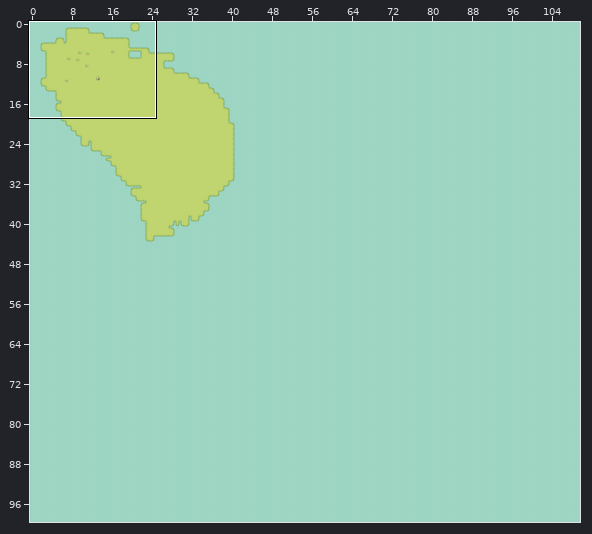
Tiled map -- world/tmx/world_map.tmx. Above: a wide view before the commit, with the close-up outlined.
Close-up. Old version:
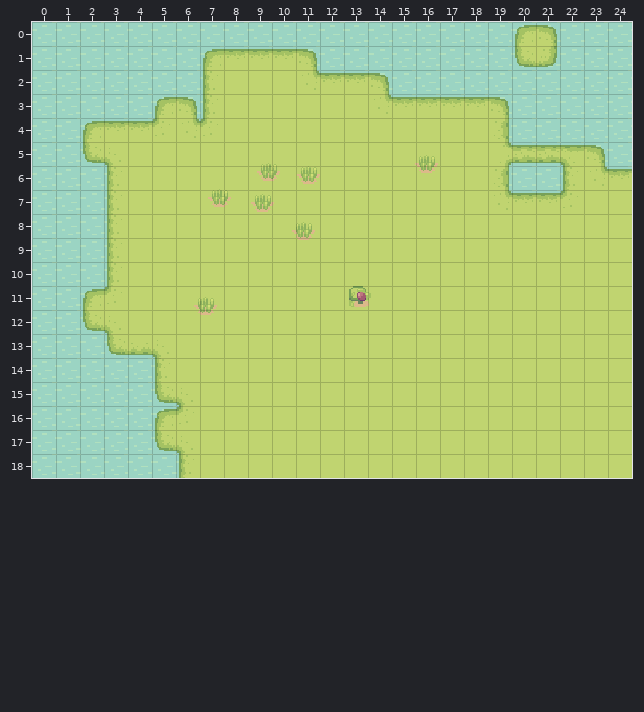
Cells are 16x16 px. Shown: x 0..24, y 0..18. The commit also changed other parts of the map, which this record leaves out.
After the commit:
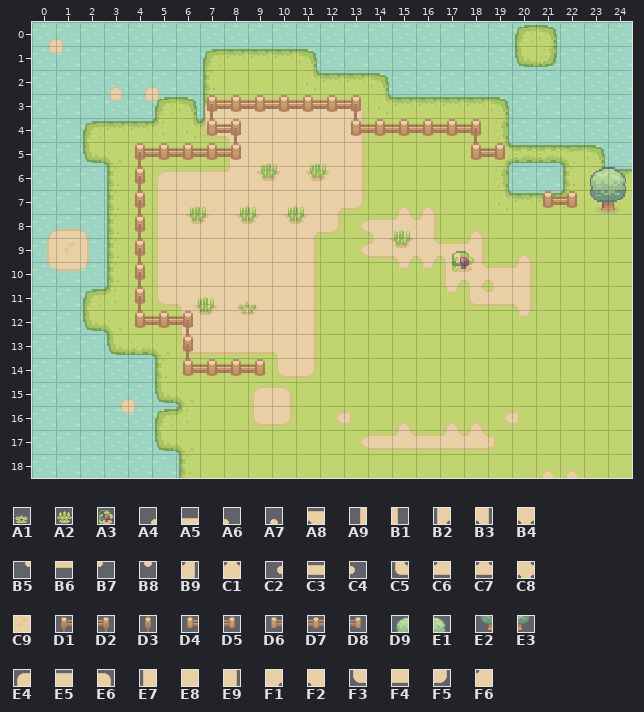
Key: from "basic_plants": A1 1, A2 2, A3 10; from "dirt": A4 0, A5 1, A6 2, A7 3, A8 6, A9 11, B1 13, B2 15, B3 18, B4 19, B5 22, B6 23, B7 24, B8 25, B9 29, C1 30, C2 33, C3 34, C4 35, C5 37, C6 39, C7 41, C8 43, C9 68; from "fences": D1 1, D2 3, D3 4, D4 9, D5 11, D6 13, D7 14, D8 15; from "grass_biom": D9 1, E1 2, E2 10, E3 11; from "wide_dirt": E4 0, E5 1, E6 2, E7 11, E8 12, E9 13, F1 16, F2 17, F3 22, F4 23, F5 24, F6 28.
__ is an empty cell.
Objects are placed by their top-left corner, in cells (3,4 is the top-left corner of cell 3,4); size is 1x1 cell unless given.
Tiles of an added or newly shown layer are drawn over the layers below it.
The edit:
Layer "Dirt" (added):
y 0: x 0..1 __ __ -> A4 A6
y 1: x 0..1 __ __ -> B5 B7
y 2: x 3..5 __ __ __ -> A7 A4 A6
y 3: x 3..5 __ __ __ -> B8 B5 B7; x 7..13 __ __ __ __ __ __ __ -> E4 E5 E5 E5 E5 E5 E6
y 4: x 7..13 __ __ __ __ __ __ __ -> F3 F2 E8 E8 E8 E8 E9
y 5: x 8..13 __ __ __ __ __ __ -> E7 E8 E8 E8 E8 E9
y 6: x 5..13 __ __ __ __ __ __ __ __ __ -> E4 E5 E5 F6 E8 E8 E8 E8 E9
y 7: x 5..13 __ __ __ __ __ __ __ __ __ -> E7 E8 E8 E8 E8 E8 E8 F1 F5; x 15..16 __ __ -> A7 A7
y 8: x 0..2 __ __ __ -> A4 A5 A6; x 5..16 __ __ __ __ __ __ __ __ __ __ __ __ -> E7 E8 E8 E8 E8 E8 F1 F5 C2 A8 C1 B9; x 18 __ -> A7
y 9: x 0..2 __ __ __ -> A9 C9 B1; x 5..11 __ __ __ __ __ __ __ -> E7 E8 E8 E8 E8 E8 E9; x 13..18 __ __ __ __ __ __ -> C2 C6 B4 C8 A8 B9; x 20 __ -> A7
y 10: x 0..2 __ __ __ -> B5 B6 B7; x 5..11 __ __ __ __ __ __ __ -> E7 E8 E8 E8 E8 E8 E9; x 15..20 __ __ __ __ __ __ -> B8 B8 B2 C8 A8 B9
y 11: x 5..11 __ __ __ __ __ __ __ -> F3 F2 E8 E8 E8 E8 E9; x 17..20 __ __ __ __ -> B8 C5 C6 B3
y 12: x 6..11 __ __ __ __ __ __ -> E7 E8 E8 E8 E8 E9; x 20 __ -> B8
y 13: x 6..11 __ __ __ __ __ __ -> F3 F4 F4 F4 F2 E9
y 14: x 10..11 __ __ -> F3 F5
y 15: x 3..4 __ __ -> A4 A6; x 9..10 __ __ -> E4 E6
y 16: x 3..4 __ __ -> B5 B7; x 9..10 __ __ -> F3 F5; x 12..13 __ __ -> C2 C4; x 15 __ -> A7; x 17..20 __ __ __ __ -> A7 A7 C2 C4
y 17: x 13..19 __ __ __ __ __ __ __ -> C2 C3 C7 C3 C7 C7 C4
y 18: x 21..22 __ __ -> A7 A7
Layer "Fences" (added):
y 3: x 7..13 __ __ __ __ __ __ __ -> D1 D7 D7 D7 D7 D7 D2
y 4: x 7..8 __ __ -> D4 D2; x 13..18 __ __ __ __ __ __ -> D4 D7 D7 D7 D7 D2
y 5: x 4..8 __ __ __ __ __ -> D1 D7 D7 D7 D5; x 18..19 __ __ -> D4 D8
y 6: x 4 __ -> D3; x 23..24 __ __ -> D9 E1
y 7: x 4 __ -> D3; x 21..24 __ __ __ __ -> D6 D8 E2 E3
y 8..11: x 4 __ -> D3
y 12: x 4..6 __ __ __ -> D4 D7 D2
y 13: x 6 __ -> D3
y 14: x 6..9 __ __ __ __ -> D4 D7 D7 D8
Layer "Objects":
changed: A2 "small corn" at 11,5.8 -> A2 "small corn" at 11.4,5.7
changed: A2 "small corn" at 7.3,6.8 -> A2 "small corn" at 6.4,7.5
changed: A2 "small corn" at 10.8,8.1 -> A2 "small corn" at 10.5,7.5
changed: A2 "small corn" at 9.1,7 -> A2 "small corn" at 8.5,7.5
changed: A2 "small corn" at 15.9,5.3 -> A2 "small corn" at 14.9,8.5
changed: A3 "eggplant" at 13.2,10.9 -> A3 "eggplant" at 17.5,9.4
added: A1 "seed" at 8.5,11.2
